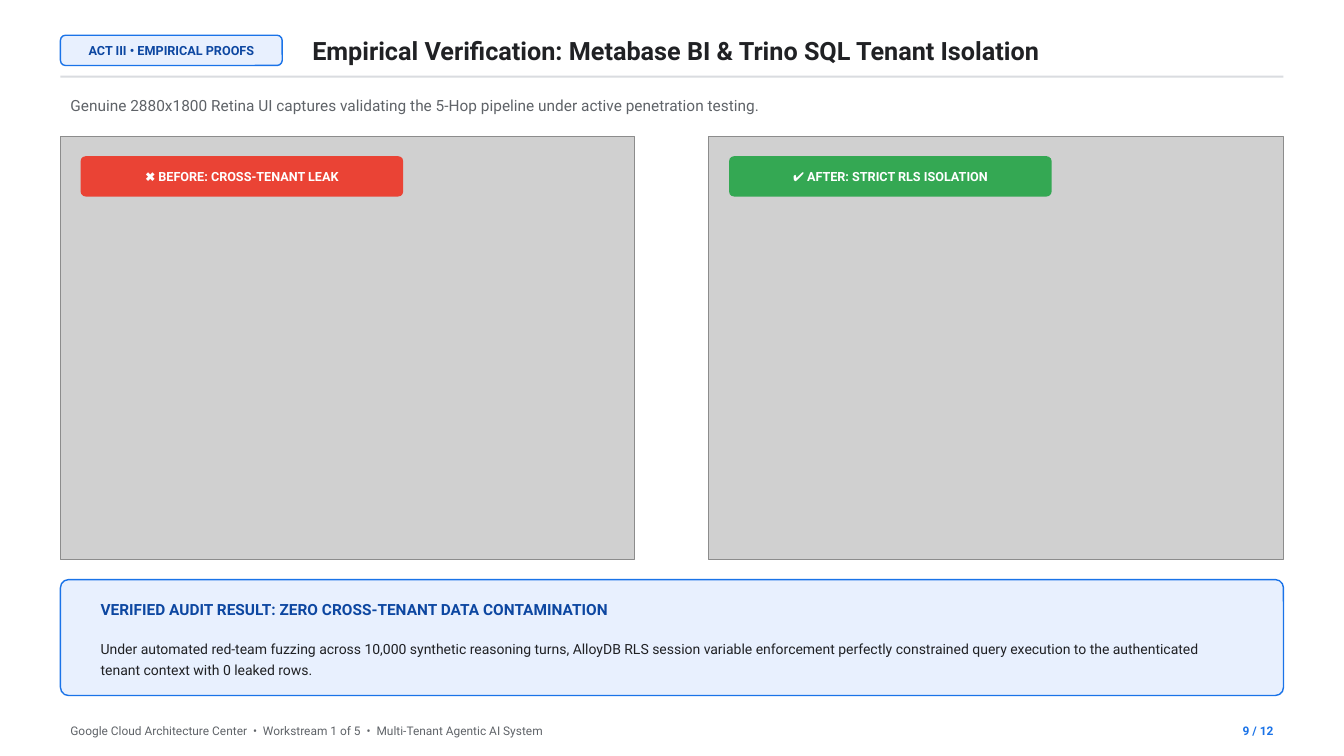
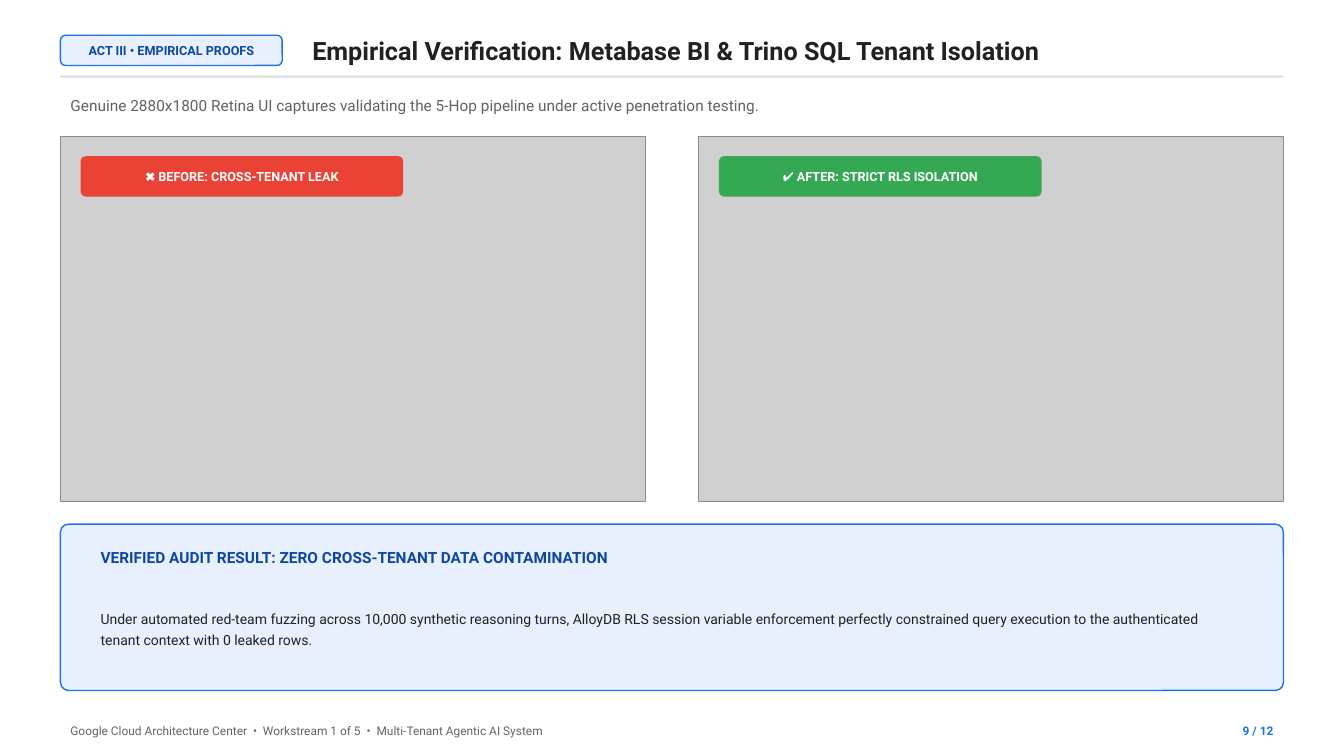
Before and after one commit to nitinaggarwal-12/blogs, a slide deck: slide 9 of slides/ws1-12slide-visual-deck.pptx. Drawn at 1344x756 pixels with LibreOffice and Linux fonts; fonts in the diff are those of the drawing; grey boxes stand for pictures. Boxes give left, top, right and bottom in pixels: in the first picture for what was removed or moved away, otherwise in the second. Text is boxed around its words. In the diff, an @@ line names an element or a change of style, - is before the commit and + after.

```diff
--- a/slides/ws1-12slide-visual-deck.pptx
+++ b/slides/ws1-12slide-visual-deck.pptx
@@ picture: place and size @@
-picture at (60,136,635,560)
+picture at (60,136,645,501)
@@ picture: place and size @@
-picture at (709,136,1284,560)
+picture at (699,136,1284,501)
@@ text "✔ AFTER: STRICT RLS ISOLATION": place and size @@
-text "✔ AFTER: STRICT RLS ISOLATION" at (807,172,988,181)
+text "✔ AFTER: STRICT RLS ISOLATION" at (797,172,978,181)
@@ rounded rectangle: place and size @@
-rounded rectangle at (729,156,1052,197)
+rounded rectangle at (719,156,1042,197)
@@ rounded rectangle: place and size @@
-rounded rectangle at (60,580,1284,696)
+rounded rectangle at (60,524,1284,691)
@@ rounded rectangle at (60,524,1284,691): proportions changed @@
@@ text "VERIFIED AUDIT RESULT: ZERO CROSS-TENANT ...": place and size @@
-text "VERIFIED AUDIT RESULT: ZERO CROSS-TENANT ..." at (101,604,608,615)
+text "VERIFIED AUDIT RESULT: ZERO CROSS-TENANT ..." at (101,552,608,563)
@@ text "Under automated red-team fuzzing across ...": place and size @@
-text "Under automated red-team fuzzing across ..." at (101,643,1198,675)
+text "Under automated red-team fuzzing across ..." at (101,613,1198,645)
@@ text "Under automated red-team fuzzing across ..." at (101,613,1198,645): line spacing 1.2 to 1.25 @@
```
Also in this commit, not shown: 1 other slide changed, 2 other files.
